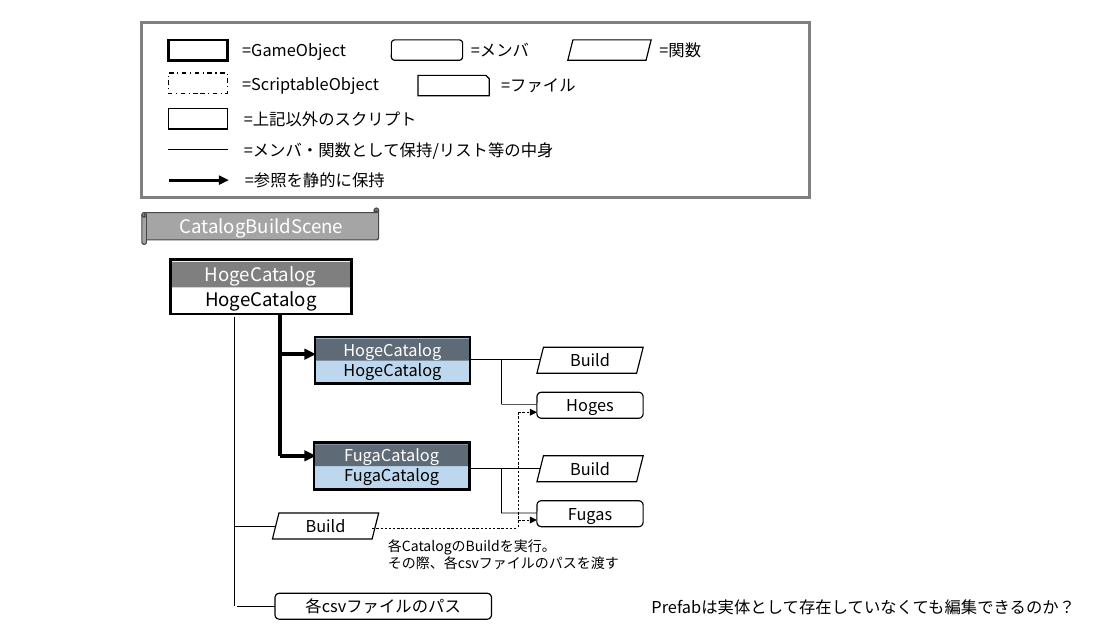
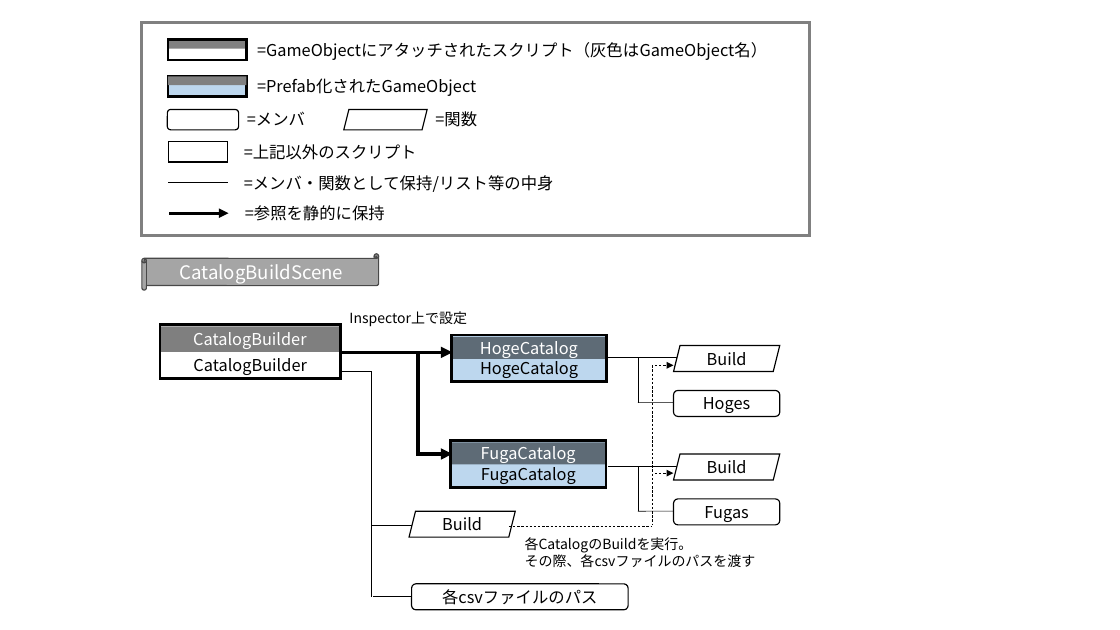
Before and after one commit to Takanashi1443/akitadog_dev_note, a slide deck: slide 3 of materials/250301_csv_so_database/概念図.pptx. Drawn at 1120x630 pixels with LibreOffice and Linux fonts; fonts in the diff are those of the drawing. Boxes give left, top, right and bottom in pixels: in the first picture for what was removed or moved away, otherwise in the second. Text is boxed around its words. In the diff, an @@ line names an element or a change of style, - is before the commit and + after.

```diff
--- a/materials/250301_csv_so_database/概念図.pptx
+++ b/materials/250301_csv_so_database/概念図.pptx
@@ rectangle: place and size @@
-rectangle at (142,23,810,197)
+rectangle at (142,23,810,236)
@@ rectangle: place and size @@
-rectangle at (168,40,228,60)
+rectangle at (168,39,246,60)
@@ rectangle at (168,39,246,60): fill #FFFFFF to none @@
@@ rectangle added at (168,39,246,49), fill #808080 @@
@@ text removed at (242,43,346,60) @@
-=GameObject
@@ text added at (257,42,767,60), 14 pt, text #000000 @@
+=GameObjectにアタッチされたスクリプト（灰色はGameObject名）
@@ rectangle: place and size @@
-rectangle at (168,73,228,93)
+rectangle at (168,76,246,97)
@@ rectangle at (168,76,246,97): fill #FFFFFF to #BDD7EE; outline #000000 1 pt dashed to #000000 2.25 pt @@
@@ rectangle added at (168,76,246,86), fill #808080 @@
@@ text removed at (242,77,379,94) @@
-=ScriptableObject
@@ text added at (257,78,476,96), 14 pt, text #000000 @@
+=Prefab化されたGameObject
@@ snip rect removed at (418,76,490,96) @@
@@ text removed at (501,78,575,92) @@
-=ファイル
@@ 2 texts, 1 rounded rectangle, 1 parallelogram: place and size @@
-2 texts, 1 rounded rectangle, 1 parallelogram at (392,40,701,60)
+2 texts, 1 rounded rectangle, 1 parallelogram at (167,109,477,129)
@@ 3 texts, 1 rectangle, 1 line, 1 arrow: place and size @@
-3 texts, 1 rectangle, 1 line, 1 arrow at (168,108,554,188)
+3 texts, 1 rectangle, 1 line, 1 arrow at (168,142,554,221)
@@ horizontal scroll "CatalogBuildScene": place and size @@
-horizontal scroll "CatalogBuildScene" at (142,208,379,245)
+horizontal scroll "CatalogBuildScene" at (142,254,379,290)
@@ rectangle "CatalogBuilder": place and size @@
-rectangle "CatalogBuilder" at (171,262,351,287)
+rectangle "CatalogBuilder" at (160,326,340,351)
@@ rectangle "CatalogBuilder": place and size @@
-rectangle "CatalogBuilder" at (171,260,351,314)
+rectangle "CatalogBuilder" at (160,324,340,379)
@@ text added at (349,311,467,327), 12 pt, text #000000 @@
+Inspector上で設定
@@ text in rectangle at (193,332,307,349): text changed; size 16 to 14 pt @@
-HogeCatalog
+CatalogBuilder
@@ text in rectangle at (193,358,307,375): text changed; size 16 to 14 pt @@
-HogeCatalog
+CatalogBuilder
@@ arrow moved from (280, 355) - (316, 355) to (340, 353) - (453, 353) @@
@@ line moved from (280, 315) - (280, 456) to (418, 352) - (418, 452) @@
@@ line added from (371, 371) to (340, 371), #000000 0.5 pt @@
@@ line moved from (234, 317) - (234, 607) to (371, 371) - (371, 597) @@
@@ line moved from (518, 413) - (518, 527) to (653, 365) - (653, 525) @@
@@ arrow moved from (518, 413) - (537, 413) to (655, 365) - (674, 365) @@
@@ arrow moved from (518, 520) - (537, 520) to (655, 473) - (674, 473) @@
@@ 8 lines, 4 rectangles, 3 parallelograms, 2 rounded rectangles, 1 text, 1 arrow: place and size @@
-8 lines, 4 rectangles, 3 parallelograms, 2 rounded rectangles, 1 text, 1 arrow at (234,337,643,569)
+8 lines, 4 rectangles, 3 parallelograms, 2 rounded rectangles, 1 text, 1 arrow at (371,335,780,567)
@@ line moved from (277, 607) - (237, 607) to (413, 597) - (373, 597) @@
@@ rounded rectangle "各csvファイルのパス": place and size @@
-rounded rectangle "各csvファイルのパス" at (275,593,492,619)
+rounded rectangle "各csvファイルのパス" at (412,584,628,610)
@@ text removed at (651,599,1075,615) @@
-Prefabは実体として存在していなくても編集できるのか？
```
Also in this commit, not shown: 2 other slides changed, 1 slide added, 19 other files.
